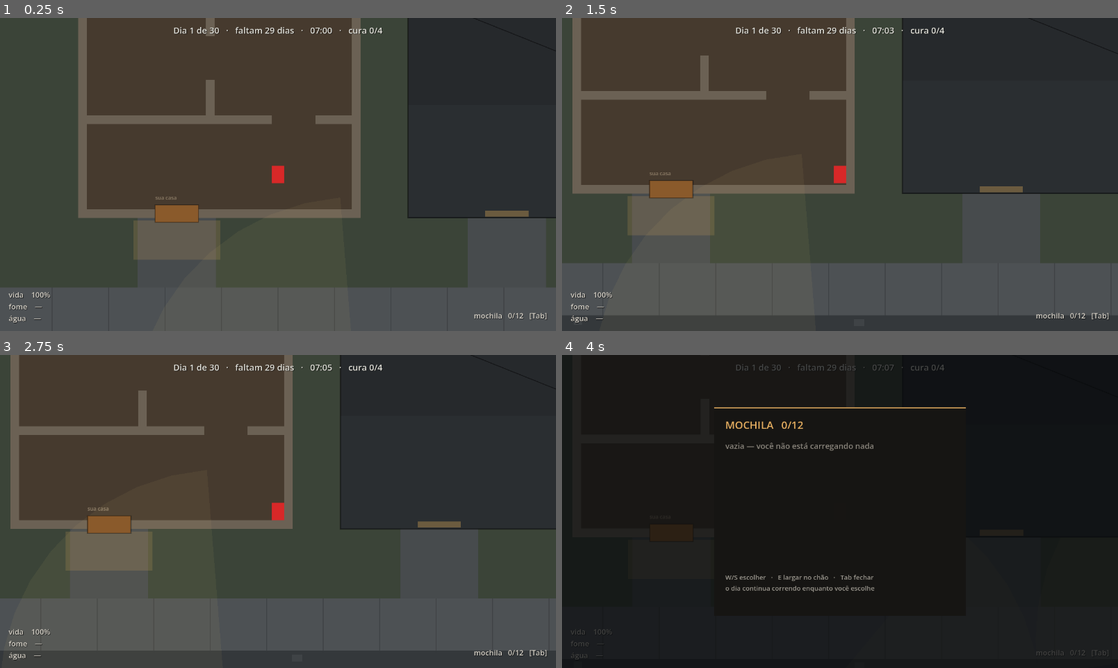
Above: before the commit, frames 1-4 (two rows, left to right).
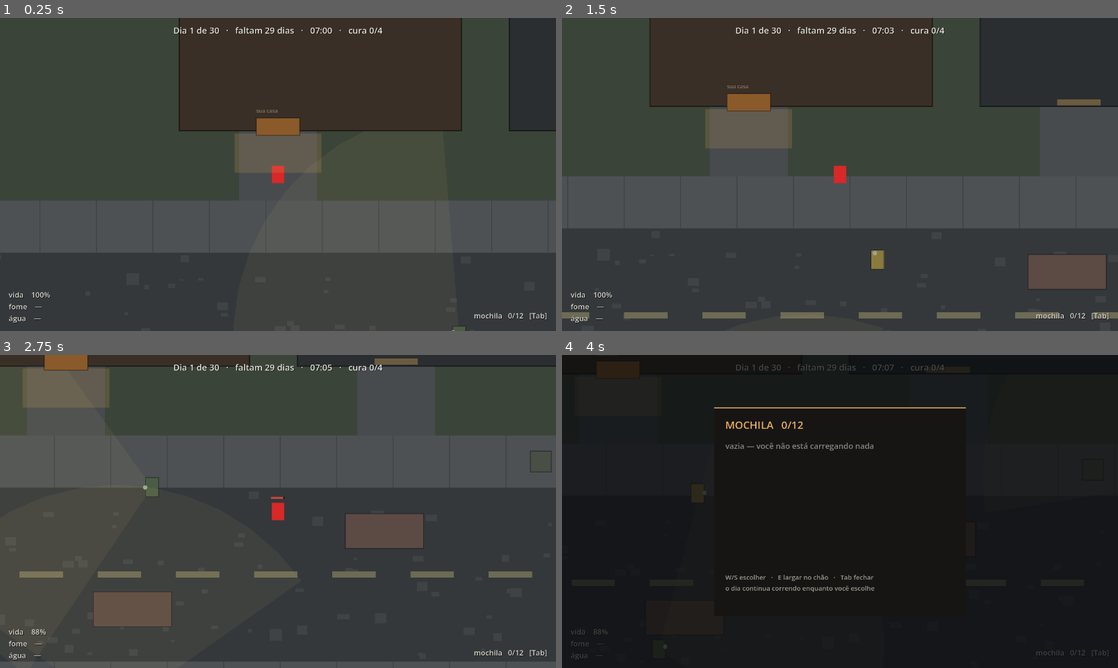
Above: after the commit, the same moments.

Repository: Jota-Pais/projeto-final-desenvolvimento-de-jogos
Game: Godot game, scene res://rua/rua.tscn
Two runs of this game, one before a commit and one after it. Both use one fixed random seed, a clock stepped at 60 frames per second and the inputs below.
Inputs (mouse positions are in pixels of both pictures, inside the frame that each line leads up to):
- Up to frame 1 (0.25 s): no input
- Up to frame 2 (1.5 s): tap Enter (ui_accept) at 0.5, 0.77 s; move the mouse to (962, 158) at 0.52 s; hold D (andar_direita) 0.53-1.28 s; hold E (vasculhar) 0.53-1.28 s; move the mouse to (728, 190) at 1.27 s; hold S (andar_baixo) from 1.28 s (still down); click (728, 190) at 1.35 s
- Up to frame 3 (2.75 s): tap Enter (ui_accept) at 1.52 s; tap E (vasculhar) at 1.55, 2.3 s; move the mouse to (333, 442) at 2.02 s; release S (andar_baixo) at 2.03 s; hold D (andar_direita) from 2.03 s (still down); hold Shift (correr) from 2.03 s (still down)
- Up to frame 4 (4 s): move the mouse to (812, 574) at 2.77 s; release D (andar_direita) at 2.78 s; release Shift (correr) at 2.78 s; hold W (andar_cima) 2.78-3.53 s; tap Tab (mochila) at 2.85 s; tap Enter (ui_accept) at 3.02, 3.5, 3.77 s; tap E (vasculhar) at 3.05 s; move the mouse to (1006, 558) at 3.52 s; hold A (andar_esquerda) from 3.53 s (still down); hold E (vasculhar) from 3.53 s (still down)

The runs differ from the first frame. In frame 1, 32% of the frame differs, in the area x 0-100%, y 0-100%; in frame 2, 41%; in frame 3, 46%; in frame 4, less than 0.1%.

Commit message:
A porta e a unica entrada da sua casa
Ontem a porta foi para a fachada e, no caminho, perdeu a colisao: um bloco
solido no vao de uma casa onde o jogador nascia dentro o trancaria la. So que
sem colisao o vao virou corredor, e dava para entrar em casa andando - o que
esvazia a porta inteira, porque entrar em casa nao e passar de comodo: e a
travessia entre os dois modos, e ela encerra o dia na rua.

Agora a porta fecha o vao inteiro e e solida. Nao se atravessa a pe, e o unico
jeito de entrar e segurar E nela - e o que se entra e a cena da casa, nao o
interior do predio, que continua desenhado embaixo do telhado e nunca se ve.

**O jogador passou a nascer na calcada**, em frente a porta. Com a porta
fechada, nascer na sala seria nascer trancado. A posicao sai da propria porta,
que sai da propria construcao: ja esteve escrita a mao no rua.tscn e no
lugares.gd, e as duas vezes ficou para tras quando o mapa mudou, sem dar erro -
o jogador so aparecia no lugar errado. O recuo e maior que a zona de deteccao da
porta, senao quem sai de casa segurando E voltaria para dentro sem entender por
que.

Duas coisas que a casa selada obrigou:

- **a navegacao do zumbi aprendeu a porta.** Ela e irma do cenario na cena e nao
  passa pelo _criar_corpo, entao a grade achava que o vao era passagem e
  mandaria a horda se amontoar na soleira;
- **o conferir_mapa inverteu a conferencia nessa casa.** Em todo predio do mapa,
  quarto sem passagem e bug; neste, quarto COM passagem e que e. Basta a colisao
  da porta sumir de novo para o vao virar corredor, e nada disso aparece lendo o
  codigo - ja aconteceu uma vez, ontem, e foi assim que o teste nasceu.

Os seis conferidores passam.

Diff:
--- a/rua/cenario.gd
+++ b/rua/cenario.gd
@@ -27,6 +27,9 @@
 const CENA_DO_MOVEL := preload("res://rua/vasculhavel.tscn")
 const CENA_DO_ZUMBI := preload("res://rua/zumbi.tscn")
 const Navegacao := preload("res://rua/navegacao.gd")
+## So para ler o TAMANHO dela na hora de registrar o obstaculo: a porta e irma
+## do cenario na cena, e nao nasce aqui dentro como os outros corpos solidos.
+const EntradaDeCasa := preload("res://rua/entrada_de_casa.gd")
 
 const ESPESSURA_DO_MURO := 400.0
 
@@ -221,9 +224,17 @@
 	var jogador := get_tree().get_first_node_in_group("jogador") as Node2D
 	if jogador != null:
 		jogador.global_position = Mapa.onde_o_jogador_nasce()
-	var porta := get_parent().get_node_or_null("EntradaDeCasa") as Node2D
-	if porta != null:
-		porta.global_position = Mapa.onde_fica_a_porta_de_casa()
+
+	var porta := get_parent().get_node_or_null("EntradaDeCasa") as EntradaDeCasa
+	if porta == null:
+		return
+	porta.global_position = Mapa.onde_fica_a_porta_de_casa()
+	# A porta e solida e nao nasce aqui dentro, entao nao passa pelo
+	# _criar_corpo() - mas o zumbi tem que desviar dela igual, senao a
+	# navegacao acha que o vao da sua casa e passagem e manda a horda se
+	# amontoar na sua soleira.
+	_obstaculos.append(Rect2(
+		porta.global_position - porta.TAMANHO / 2.0, porta.TAMANHO))
 
 # ------------------------------------------------------------------- desenho
 
--- a/rua/conferir_mapa.gd
+++ b/rua/conferir_mapa.gd
@@ -218,6 +218,10 @@
 			if not (lugar["rect"] as Rect2).intersects(construcao["rect"]):
 				continue
 			var quartos := Construcao.quartos_de(construcao)
+			# **A sua casa e a excecao, e ela e conferida ao contrario.**
+			if construcao.get("sua", false):
+				quartos_ruins += _a_sua_casa_esta_selada(alcancavel, quartos)
+				continue
 			for j in quartos.size():
 				if not _tem_celula_em(alcancavel, quartos[j], PASSO_FINO):
 					_erro("%s: quarto %d da %s sem passagem" % [
@@ -227,6 +231,26 @@
 		if ruins == 0 and quartos_ruins == 0:
 			print("  %-16s %2d moveis e todos os quartos, tudo alcancavel"
 				% [lugar["nome"], quantos])
+
+## Em todo predio do mapa, quarto sem passagem e bug. **Na sua casa e o
+## desenho** (16/09/2026): o unico jeito de entrar nela e segurar E na porta, e
+## isso troca para a cena da casa em vez de te por dentro do predio.
+##
+## Entao aqui a conferencia inverte: se der para chegar a pe em algum quarto
+## dela, a porta parou de ser a unica entrada - e ninguem descobre isso lendo o
+## codigo, porque basta a colisao da porta sumir para o vao virar corredor.
+## Ja aconteceu uma vez, em 15/09, e foi assim que este teste nasceu.
+func _a_sua_casa_esta_selada(alcancavel: Dictionary, quartos: Array[Rect2]) -> int:
+	var abertos := 0
+	for j in quartos.size():
+		if _tem_celula_em(alcancavel, quartos[j], PASSO_FINO):
+			abertos += 1
+	if abertos > 0:
+		_erro("da para entrar na sua casa a pe: %d dos %d quartos se alcancam"
+			% [abertos, quartos.size()] + " pela rua, e a porta devia ser a unica entrada")
+	else:
+		print("  %-16s a sua casa esta selada: so se entra pela porta" % "bairro")
+	return abertos
 
 ## Cada movel gerado, agrupado pelo lugar em que caiu.
 func _moveis_por_lugar() -> Dictionary:
--- a/rua/conferir_zumbi.gd
+++ b/rua/conferir_zumbi.gd
@@ -165,15 +165,18 @@
 	# De uma ponta a outra do bairro. Eram coordenadas do bairro pequeno ate
 	# 09/09/2026, e com o mapa novo elas cairam na mata do oeste - fora da
 	# janela, e o teste passou a medir nada. Agora saem do proprio bairro.
-	var porao := (_bairro.get_node("EntradaDeCasa") as Node2D).position
+	# O alvo e a **soleira**, e nao a porta: desde 16/09/2026 a porta e um corpo
+	# solido, e o zumbi que persegue voce ate em casa para na calcada. Pedir
+	# caminho para dentro do obstaculo seria pedir o que nao existe.
+	var soleira := Mapa.onde_o_jogador_nasce()
 	var bairro := Mapa.lugar("bairro")["rect"] as Rect2
 	var canto := bairro.end - Vector2(400.0, 400.0)
 	_nav.remontar_em(bairro.get_center())
-	var longe: PackedVector2Array = _nav.caminho(canto, porao)
+	var longe: PackedVector2Array = _nav.caminho(canto, soleira)
 	if longe.is_empty():
-		_erro("sem caminho do canto sudeste do bairro ate o porao")
+		_erro("sem caminho do canto sudeste do bairro ate a porta de casa")
 	else:
-		print("  canto do bairro -> porao  %3d pontos, %.0f px" % [longe.size(), _tamanho(longe)])
+		print("  canto do bairro -> casa   %3d pontos, %.0f px" % [longe.size(), _tamanho(longe)])
 	# Devolve a janela para onde o jogador esta, senao as fases seguintes medem
 	# perseguicao com a grade montada no lugar errado.
 	_nav.remontar_em(_jogador.global_position)
--- a/rua/entrada_de_casa.gd
+++ b/rua/entrada_de_casa.gd
@@ -19,13 +19,29 @@
 ## porao continua onde estava na historia: ele e do modo Casa, e e o que voce
 ## ve do outro lado.
 ##
-## **Ela nao e solida.** Quando morava no meio de um quarto podia ser um bloco;
-## na fachada, um bloco solido tapa o unico vao da casa e tranca voce dentro
-## dela. O que estanca a entrada sem querer e a DURACAO, nao a colisao.
+## ## Ela e solida, e e por isso que ela e a unica entrada (16/09/2026)
+##
+## **Ela fecha o vao inteiro** (TAMANHO.x e o Construcao.VAO), e a sua casa nao
+## tem outra abertura. Nao da para atravessar a porta a pe: o unico jeito de
+## entrar e segurar E nela, e o que entra e a **cena da casa**, nao o interior
+## do predio.
+##
+## Isso importa mais do que parece. Entrar em casa **encerra o dia na rua** - e
+## a travessia entre os dois modos do jogo, e nao uma passagem de comodo. Se
+## desse para atravessar o vao andando, o predio teria dois significados ao
+## mesmo tempo: um lugar onde se anda e o gesto que acaba o dia. Como bloco
+## solido, so sobra o gesto.
+##
+## Por isso tambem **o jogador nasce na calcada**, e nao la dentro: com a porta
+## fechada, nascer dentro seria nascer trancado. Ver
+## Mapa.onde_o_jogador_nasce().
+##
+## O interior da sua casa continua desenhado e continua embaixo do telhado -
+## nunca se ve, e nao precisa: quem entra vai para o modo Casa, que e outra
+## cena e outra arte.
 ##
 ## Segurar em vez de apertar e de proposito: e a chave na fechadura com zumbi
-## chegando, e de graca evita entrar em casa sem querer ao passar pela porta.
-## Se atrapalhar, e so baixar a DURACAO.
+## chegando. Se atrapalhar, e so baixar a DURACAO.
 
 ## Segundos de E segurado para entrar. Bem menor que o de vasculhar uma porta
 ## alheia (5 s) - a sua chave voce tem.
@@ -81,12 +97,17 @@
 	# O unico jeito bom de acabar o dia, e o unico que passa por aqui.
 	Travessia.entrar_em_casa(Travessia.FimDoDia.PELA_PORTA)
 
-## So a zona de deteccao. Nao ha corpo solido: ver o cabecalho - porta solida
-## na fachada e casa trancada por fora, com voce dentro.
+## A zona de deteccao e o corpo solido. O corpo tem o tamanho do vao inteiro:
+## e ele que faz a porta ser a unica entrada, em vez de um enfeite no meio de
+## uma passagem aberta.
 func _montar_formas() -> void:
 	var deteccao := RectangleShape2D.new()
 	deteccao.size = TAMANHO + Vector2.ONE * ALCANCE * 2.0
 	($Deteccao as CollisionShape2D).shape = deteccao
+
+	var corpo := RectangleShape2D.new()
+	corpo.size = TAMANHO
+	($Corpo/Colisao as CollisionShape2D).shape = corpo
 
 func _ao_entrar(corpo: Node2D) -> void:
 	if not corpo.is_in_group("jogador"):
--- a/rua/entrada_de_casa.tscn
+++ b/rua/entrada_de_casa.tscn
@@ -1,12 +1,20 @@
-[gd_scene load_steps=3 format=3]
+[gd_scene load_steps=4 format=3]
 
 [ext_resource type="Script" path="res://rua/entrada_de_casa.gd" id="1_entrada"]
 
 [sub_resource type="RectangleShape2D" id="RectangleShape2D_deteccao"]
 size = Vector2(220, 160)
 
+[sub_resource type="RectangleShape2D" id="RectangleShape2D_corpo"]
+size = Vector2(100, 40)
+
 [node name="EntradaDeCasa" type="Area2D"]
 script = ExtResource("1_entrada")
 
 [node name="Deteccao" type="CollisionShape2D" parent="."]
 shape = SubResource("RectangleShape2D_deteccao")
+
+[node name="Corpo" type="StaticBody2D" parent="."]
+
+[node name="Colisao" type="CollisionShape2D" parent="Corpo"]
+shape = SubResource("RectangleShape2D_corpo")
--- a/rua/lugares.gd
+++ b/rua/lugares.gd
@@ -27,18 +27,14 @@
 
 const BAIRRO_TAMANHO := Vector2(5760.0, 3600.0)
 
-## Onde o jogador nasce, em coordenada LOCAL do bairro: a sala da sua casa.
-##
-## **Estava escrita na mao no rua.tscn** ate 09/09/2026 a noite, e quando o
-## bairro mudou de lugar no mapa o jogador passou a nascer no meio do campo, a
-## 89 m da propria casa. Nao dava erro nenhum: ele so aparecia no lugar errado.
-## Agora sai daqui, somada a origem do bairro.
-##
-## **A porta de casa nao tem constante irma.** Ate 15/09/2026 tinha - era a
-## BAIRRO_PORTA_DO_PORAO, escrita a mao dentro de um quarto do fundo. Agora ela
-## e a porta da fachada, e sai da propria construcao: ver sua_casa() abaixo e
-## Mapa.onde_fica_a_porta_de_casa().
-const BAIRRO_JOGADOR := Vector2(700.0, 1240.0)
+# **Nem a porta de casa nem o nascimento do jogador tem constante aqui.** Os
+# dois ja tiveram: a porta era a BAIRRO_PORTA_DO_PORAO, escrita a mao dentro de
+# um quarto do fundo, e o jogador era a BAIRRO_JOGADOR, escrita a mao na sala.
+# Cada vez que o mapa mudou, as duas ficaram para tras sem dar erro nenhum -
+# so apareciam no lugar errado.
+#
+# Agora os dois saem da propria construcao marcada como "sua": ver sua_casa()
+# abaixo, Mapa.onde_fica_a_porta_de_casa() e Mapa.onde_o_jogador_nasce().
 
 ## A rua principal do bairro local. O mapa alinha ela com a rodovia: e o mesmo
 ## asfalto, como Muldraugh esticada ao longo da US-31W.
--- a/rua/mapa.gd
+++ b/rua/mapa.gd
@@ -257,12 +257,29 @@
 			return (lugar["rect"] as Rect2).position
 	return Vector2.ZERO
 
-## Onde o jogador nasce, dentro da sua casa. **O cenario posiciona ele por aqui**
-## em vez de a posicao estar escrita no rua.tscn: quando o bairro mudou de lugar
-## no mapa, a posicao escrita a mao deixou o jogador nascendo no meio do campo, a
-## 89 m da propria casa - e isso nao da erro nenhum, so aparece no lugar errado.
+## Quanto o jogador nasce afastado da porta, para fora.
+##
+## Tem que ser maior que a meia altura da zona de deteccao da porta (80 px),
+## senao o dia comecaria com voce ja dentro dela: quem sai de casa segurando E
+## para vasculhar a primeira lata voltaria para dentro sem entender por que.
+const RECUO_DO_NASCIMENTO := 110.0
+
+## Onde o jogador nasce: **na calcada, em frente a porta de casa** - ele acabou
+## de sair. Antes ele nascia na sala, e nascer la dentro deixou de ser possivel
+## em 16/09/2026, quando a porta virou a unica entrada da casa e passou a ser
+## solida: seria nascer trancado.
+##
+## Sai da porta, que sai do proprio predio - ninguem precisa lembrar de mexer
+## aqui se a casa mudar de lugar. A posicao ja esteve escrita a mao no rua.tscn
+## e ja esteve escrita a mao no lugares.gd, e as duas vezes ela ficou para tras
+## quando o mapa mudou. Nao da erro nenhum: o jogador so aparece no lugar
+## errado.
+##
+## **O cenario posiciona ele por aqui**, e nao o rua.tscn.
 static func onde_o_jogador_nasce() -> Vector2:
-	return onde_o_bairro_comeca() + Lugares.BAIRRO_JOGADOR
+	var casa := Lugares.sua_casa()
+	var para_fora := 1.0 if Construcao.e_da_frente_ao_sul(casa) else -1.0
+	return onde_fica_a_porta_de_casa() + Vector2(0.0, RECUO_DO_NASCIMENTO * para_fora)
 
 ## A porta de casa, que e por onde o dia acaba.
 ##
--- a/rua/rua.tscn
+++ b/rua/rua.tscn
@@ -21,13 +21,13 @@
 script = ExtResource("2_cenario")
 
 [node name="Jogador" parent="." instance=ExtResource("3_jogador")]
-position = Vector2(6700, 16720)
+position = Vector2(4667.5, 10020)
 
 [node name="Telhados" type="Node2D" parent="."]
 script = ExtResource("5_telhados")
 
 [node name="EntradaDeCasa" parent="." instance=ExtResource("4_entrada")]
-position = Vector2(6467.5, 16810)
+position = Vector2(4667.5, 9910)
 
 [node name="Hud" parent="." instance=ExtResource("6_hud")]
 
Not shown, changed: README.md
